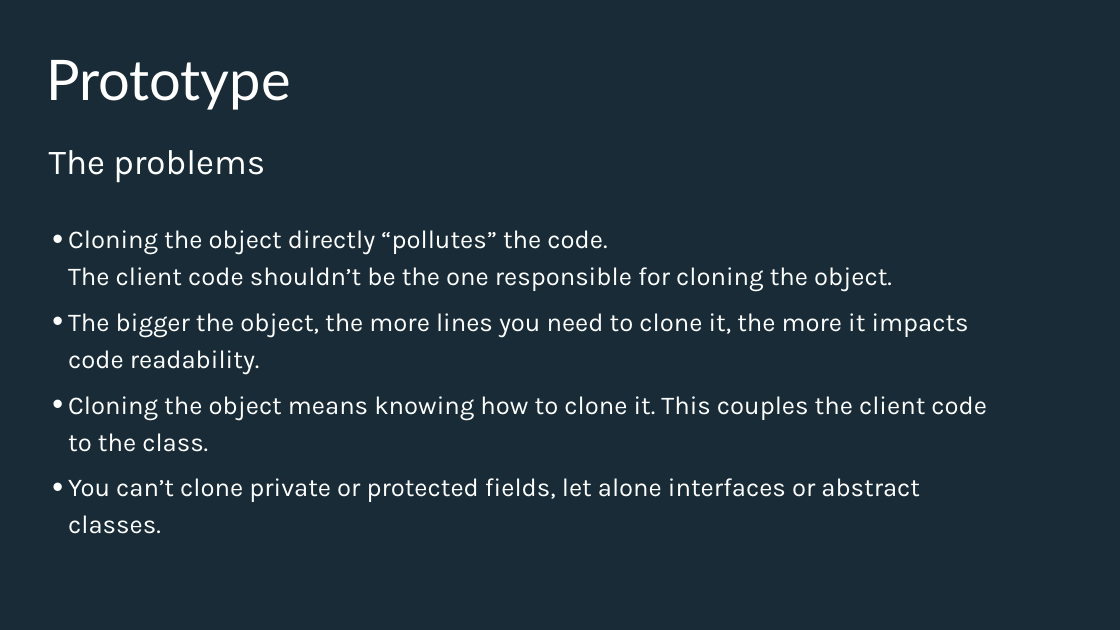
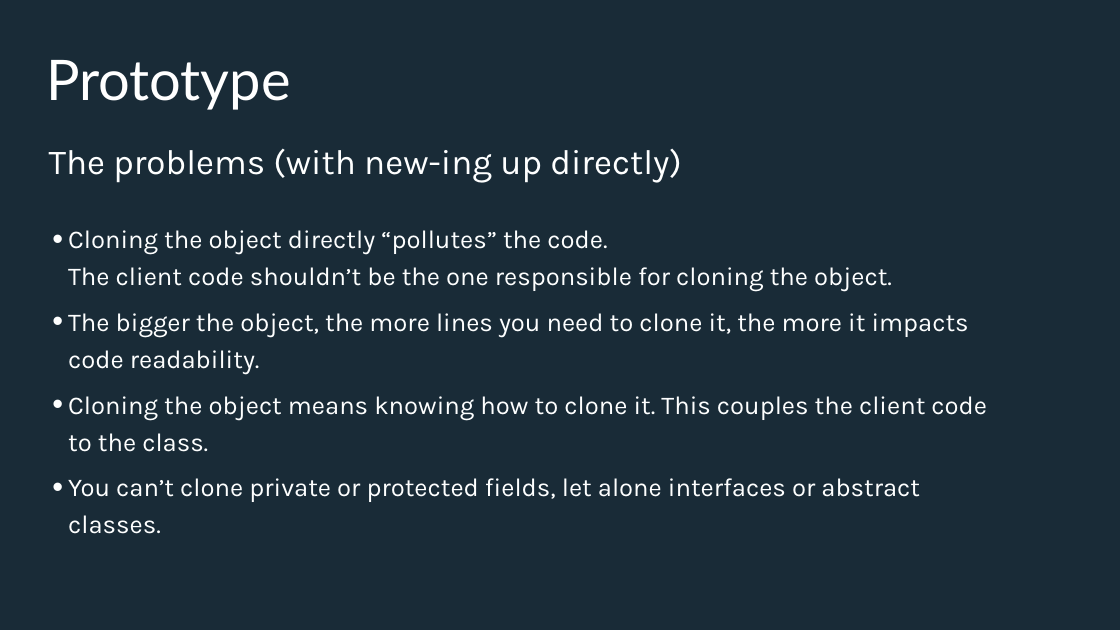
Before and after one commit to Iamsdl/Endava-DesignPatterns, a slide deck: slide 15 of PPT/Back to the basics, explaining design patterns with real life examples - Bridge & Prototype.pptx (slide 13 before the commit). Drawn at 1120x630 pixels with LibreOffice and Linux fonts; fonts in the diff are those of the drawing. Boxes give left, top, right and bottom in pixels: in the first picture for what was removed or moved away, otherwise in the second. Text is boxed around its words. In the diff, an @@ line names an element or a change of style, - is before the commit and + after.

```diff
--- a/PPT/Back to the basics, explaining design patterns with real life examples - Bridge & Prototype.pptx
+++ b/PPT/Back to the basics, explaining design patterns with real life examples - Bridge & Prototype.pptx
@@ text at bbox=[49, 149, 681, 183]: text changed @@
-The problems
+The problems (with new-ing up directly)
```
Also in this commit, not shown: 4 slides added, 2 slides removed, 3 other files.
